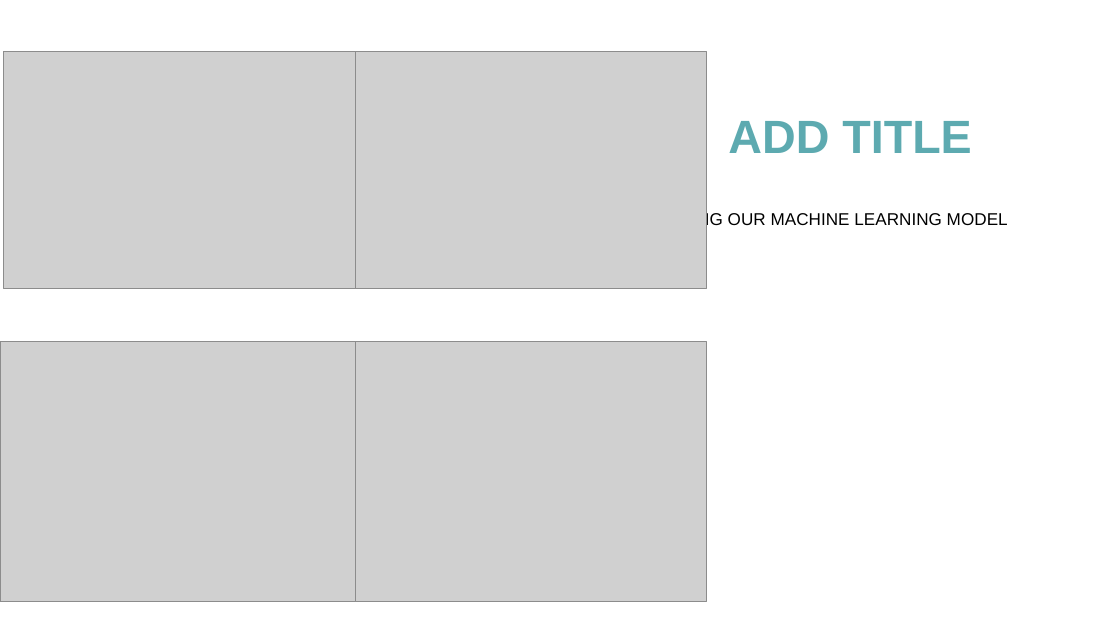
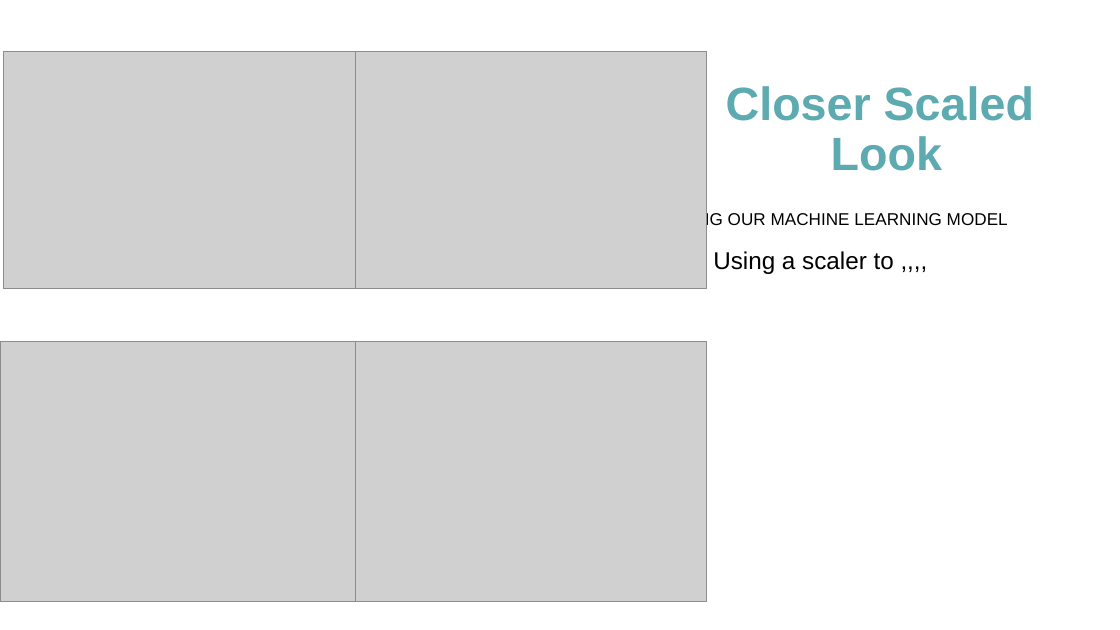
Before and after one commit to mereilly/AQI_Module_20_Final_Project, a slide deck: slide 14 of OpenWeather_AQI_Presentation_Final.pptx. Drawn at 1120x630 pixels with LibreOffice and Linux fonts; fonts in the diff are those of the drawing; grey boxes stand for pictures. Boxes give left, top, right and bottom in pixels: in the first picture for what was removed or moved away, otherwise in the second. Text is boxed around its words. In the diff, an @@ line names an element or a change of style, - is before the commit and + after.

```diff
--- a/OpenWeather_AQI_Presentation_Final.pptx
+++ b/OpenWeather_AQI_Presentation_Final.pptx
@@ title at [726, 86, 1034, 171]: text changed @@
-ADD TITLE
+Closer Scaled
+Look
@@ text added at [713, 251, 894, 274], 15.6 pt, text #000000 @@
+Using a scaler to ,,,,
```
Also in this commit, not shown: 2 other slides changed, 4 other files.
